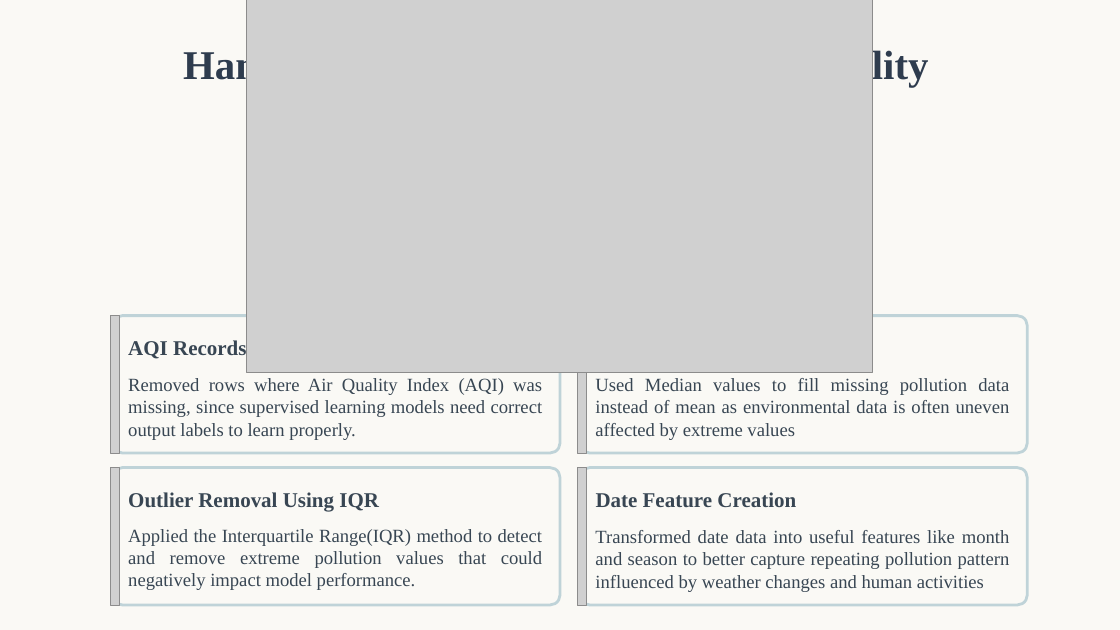
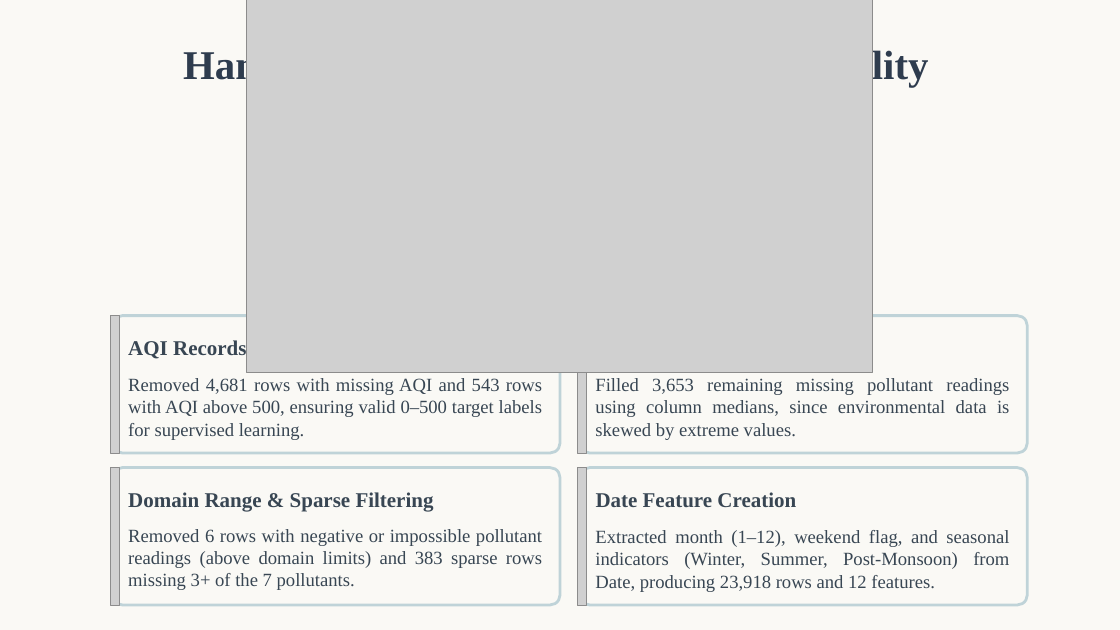
Before and after one commit to ishaangupta122/aqi-system, a slide deck: slide 5 of documents/aqi_ppt.pptx. Drawn at 1120x630 pixels with LibreOffice and Linux fonts; fonts in the diff are those of the drawing; grey boxes stand for pictures. Boxes give left, top, right and bottom in pixels: in the first picture for what was removed or moved away, otherwise in the second. Text is boxed around its words. In the diff, an @@ line names an element or a change of style, - is before the commit and + after.

```diff
--- a/documents/aqi_ppt.pptx
+++ b/documents/aqi_ppt.pptx
@@ text at (x1=128, y1=378, x2=542, y2=440): text changed @@
-Removed rows where Air Quality Index (AQI) was missing, since supervised learning models need correct output labels to learn properly.
+Removed 4,681 rows with missing AQI and 543 rows with AQI above 500, ensuring valid 0–500 target labels for supervised learning.
@@ text at (x1=595, y1=378, x2=1009, y2=440): text changed @@
-Used Median values to fill missing pollution data instead of mean as environmental data is often uneven affected by extreme values
+Filled 3,653 remaining missing pollutant readings using column medians, since environmental data is skewed by extreme values.
@@ text at (x1=128, y1=492, x2=434, y2=512): text changed @@
-Outlier Removal Using IQR
+Domain Range & Sparse Filtering
@@ text at (x1=128, y1=529, x2=542, y2=590): text changed @@
-Applied the Interquartile Range(IQR) method to detect and remove extreme pollution values that could negatively impact model performance.
+Removed 6 rows with negative or impossible pollutant readings (above domain limits) and 383 sparse rows missing 3+ of the 7 pollutants.
@@ text at (x1=595, y1=530, x2=1009, y2=592): text changed @@
-Transformed date data into useful features like month and season to better capture repeating pollution pattern influenced by weather changes and human activities
+Extracted month (1–12), weekend flag, and seasonal indicators (Winter, Summer, Post-Monsoon) from Date, producing 23,918 rows and 12 features.
```
Also in this commit, not shown: 7 other slides changed, 3 other files.
